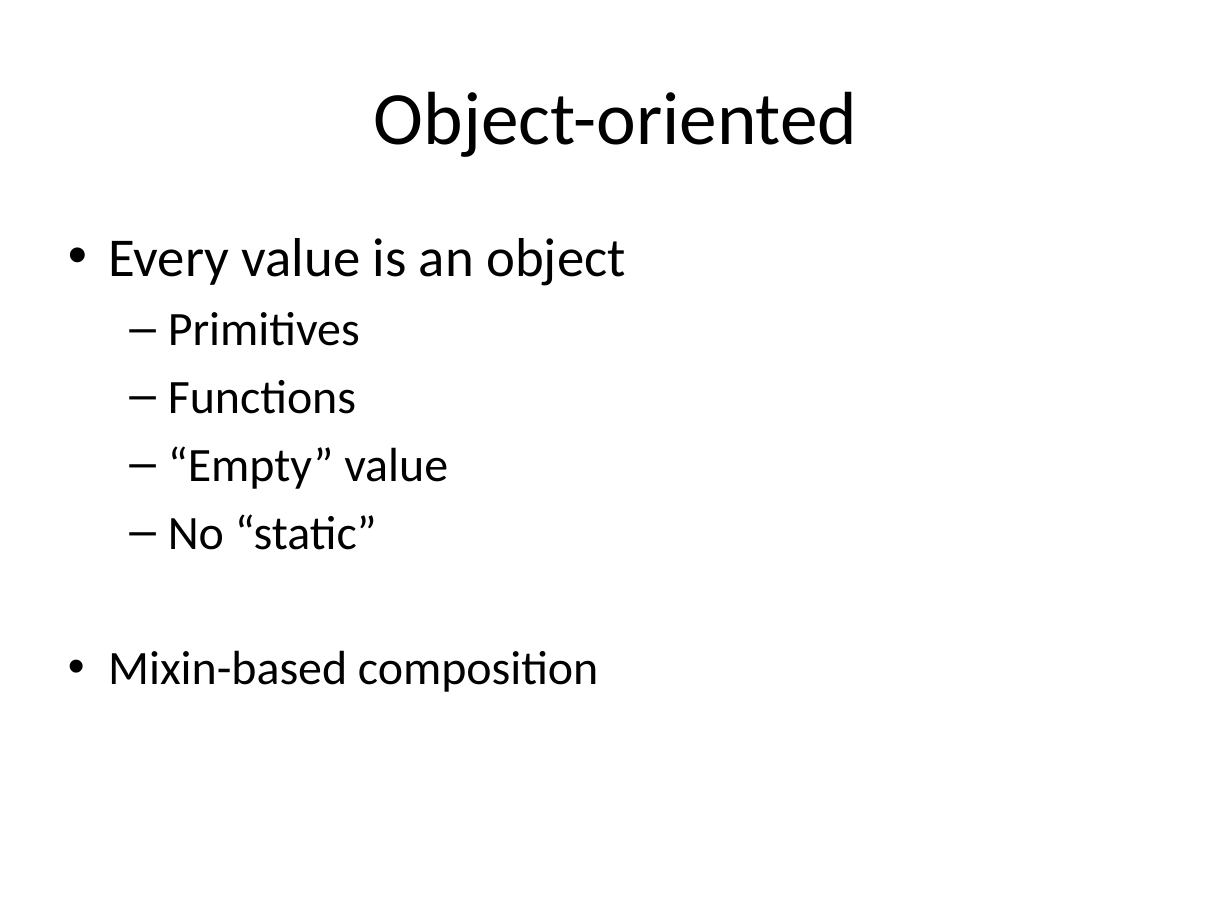
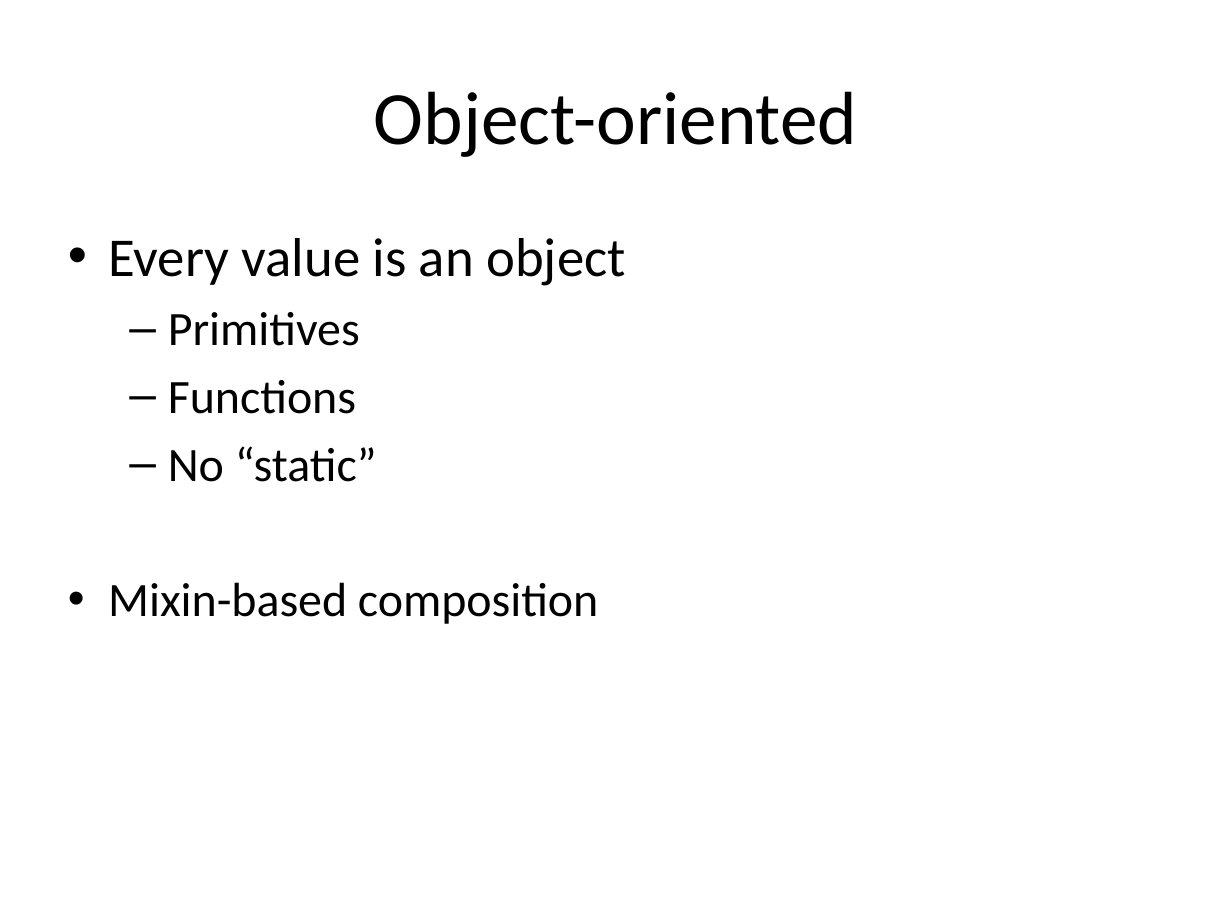
Before and after one commit to Igerly/scalaBasics, a slide deck: slide 9 of Scala.ppt. Drawn at 1232x924 pixels with LibreOffice and Linux fonts; fonts in the diff are those of the drawing. Boxes give left, top, right and bottom in pixels: in the first picture for what was removed or moved away, otherwise in the second. Text is boxed around its words. In the diff, an @@ line names an element or a change of style, - is before the commit and + after.

Commit message:
Changes

```diff
--- a/Scala.ppt
+++ b/Scala.ppt
@@ text at (168,446,448,489): paragraph removed @@
-  – “Empty” value
```
